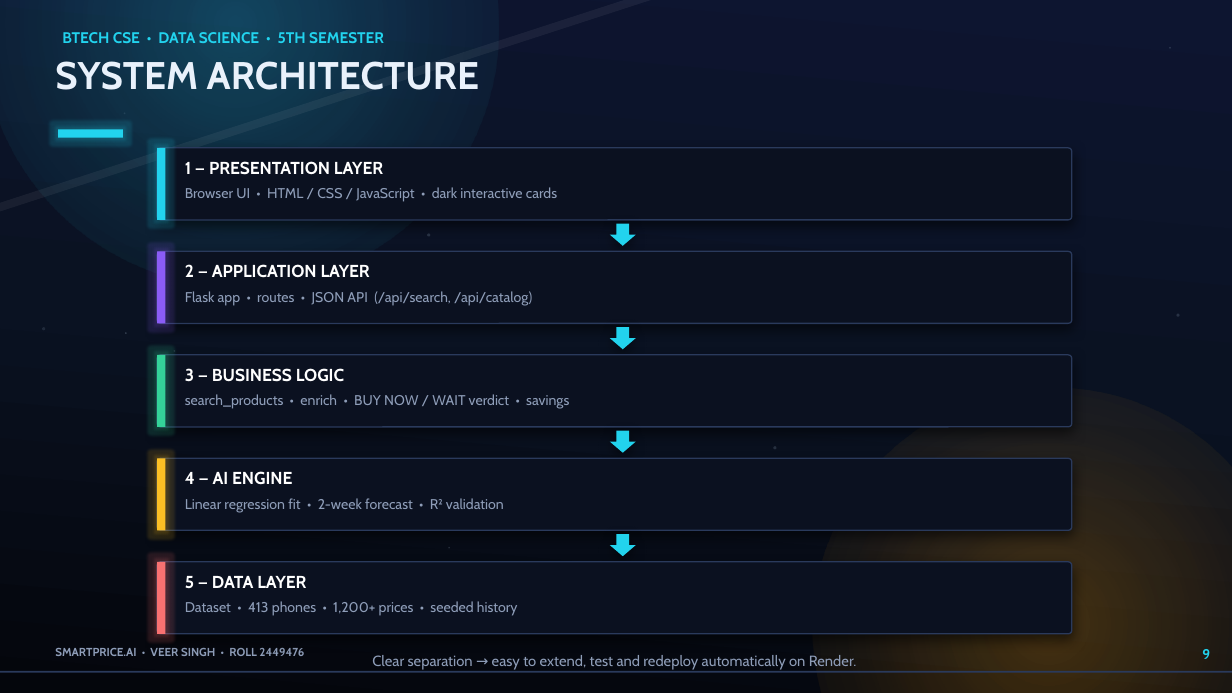
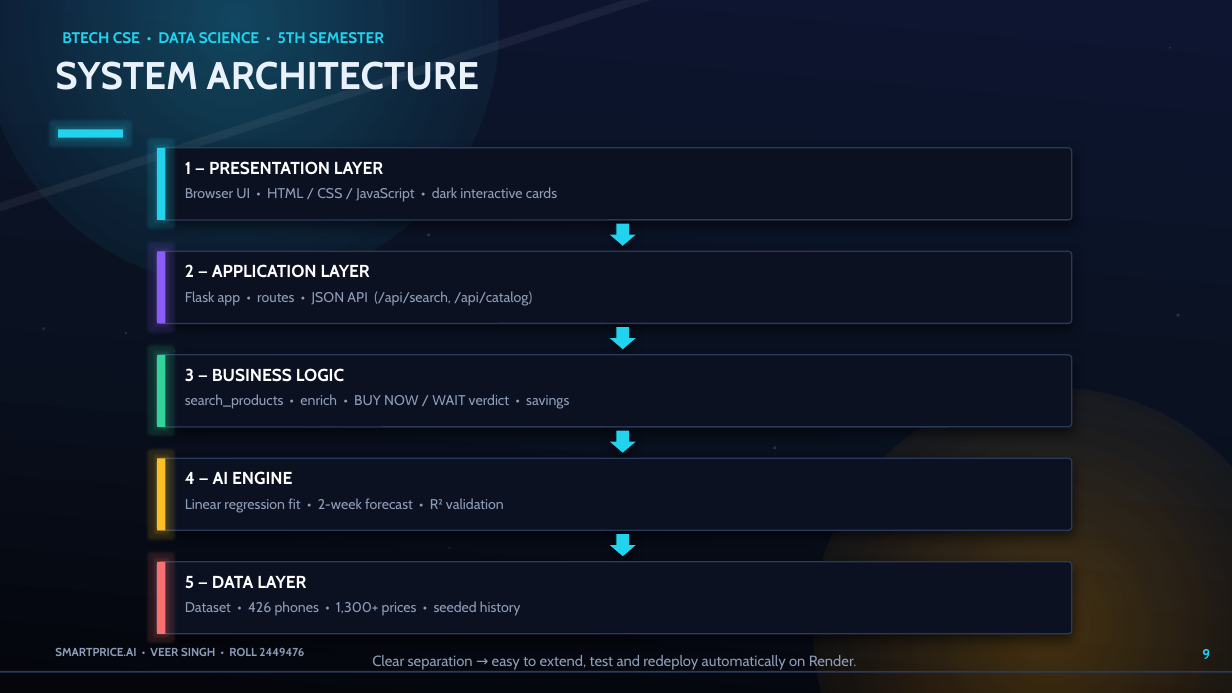
Before and after one commit to notepadwaybetter00/smartprice, a slide deck: slide 9 of SmartPrice_AI_Presentation.pptx. Drawn at 1232x693 pixels with LibreOffice and Linux fonts; fonts in the diff are those of the drawing. Boxes give left, top, right and bottom in pixels: in the first picture for what was removed or moved away, otherwise in the second. Text is boxed around its words. In the diff, an @@ line names an element or a change of style, - is before the commit and + after.

Commit message:
Verify live prices for current lineup, add Sep 2026 launches (426 phones)

```diff
--- a/SmartPrice_AI_Presentation.pptx
+++ b/SmartPrice_AI_Presentation.pptx
@@ text at [185,601,521,616]: text changed @@
-Dataset • 413 phones • 1,200+ prices • seeded history
+Dataset • 426 phones • 1,300+ prices • seeded history
```
Also in this commit, not shown: 1 other slide changed, 5 other files.
